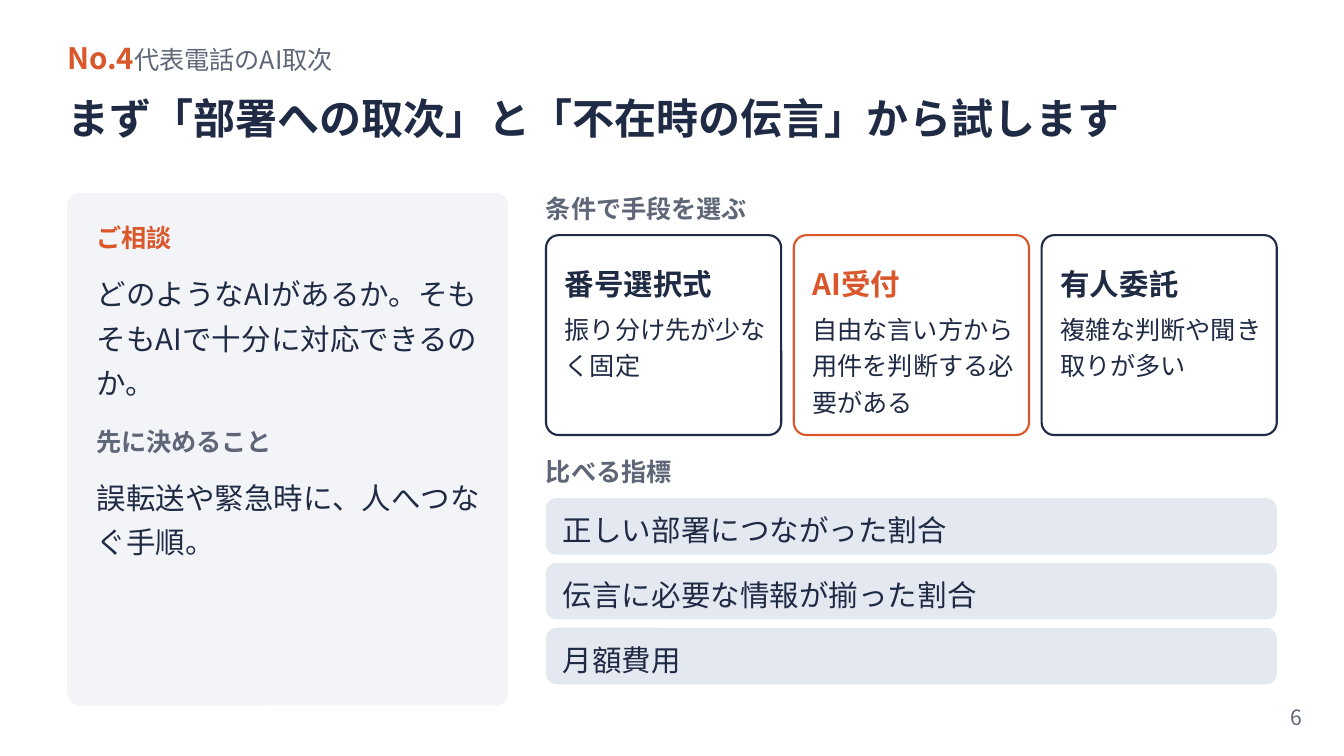
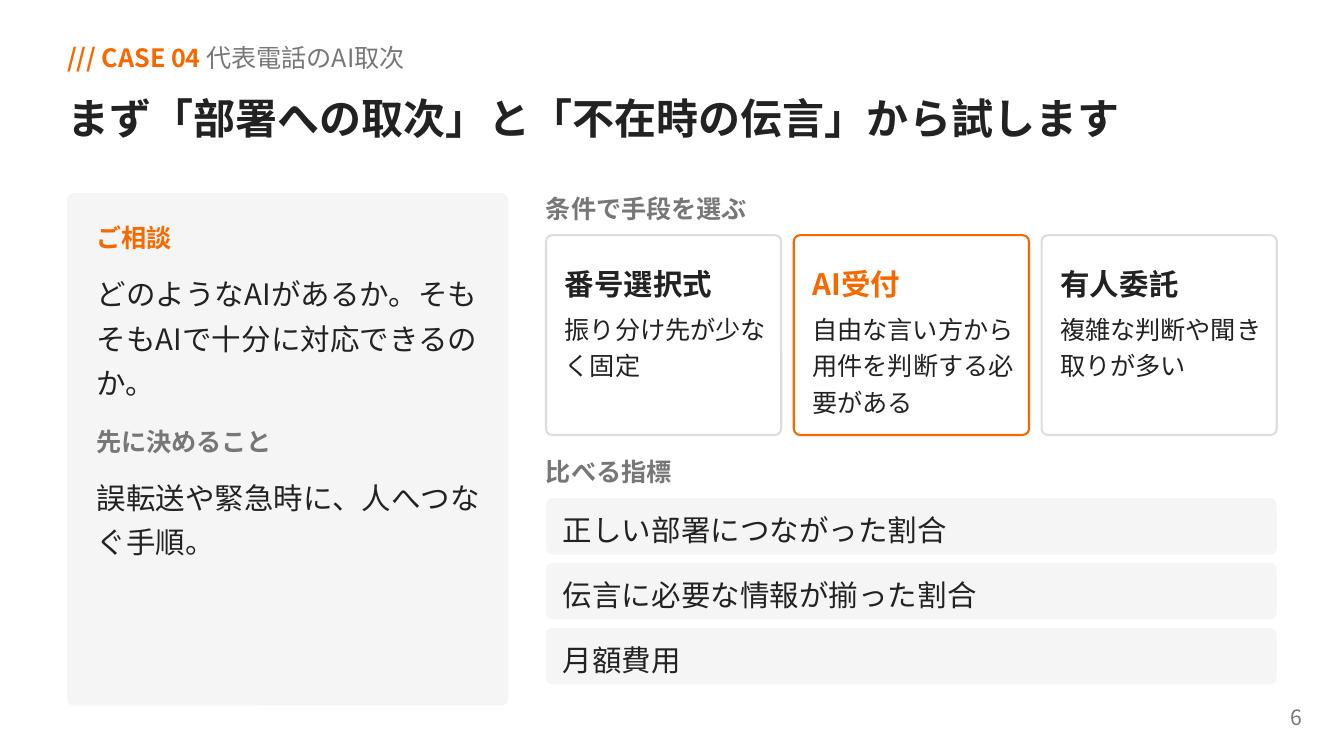
Before and after one commit to yoshiy-dev/yoshiy-dev, a slide deck: slide 6 of outputs/AI活用相談_回答まとめ.pptx. Drawn at 1344x756 pixels with LibreOffice and Linux fonts; fonts in the diff are those of the drawing. Boxes give left, top, right and bottom in pixels: in the first picture for what was removed or moved away, otherwise in the second. Text is boxed around its words. In the diff, an @@ line names an element or a change of style, - is before the commit and + after.

```diff
--- a/outputs/AI活用相談_回答まとめ.pptx
+++ b/outputs/AI活用相談_回答まとめ.pptx
@@ text at (102, 46, 405, 69): text changed; text colour #5E6678 to #F66901; bold on @@
-No.4代表電話のAI取次
+/// CASE 04 代表電話のAI取次
@@ rounded rectangle at (67, 194, 508, 706): fill #F3F4F7 to #F5F5F5; proportions changed @@
@@ text "ご相談" at (97, 225, 172, 250): text colour #D9572B to #F66901 @@
@@ rounded rectangle at (546, 235, 781, 435): outline #1F2A44 1.13 pt to #DDDDDD 1.13 pt; proportions changed @@
@@ rounded rectangle at (794, 235, 1030, 435): outline #D9572B 1.13 pt to #F66901 1.13 pt; proportions changed @@
@@ rounded rectangle at (1042, 235, 1277, 435): outline #1F2A44 1.13 pt to #DDDDDD 1.13 pt; proportions changed @@
@@ text "AI受付" at (813, 270, 901, 298): text colour #D9572B to #F66901 @@
@@ fill #E4E8F0 to #F5F5F5; proportions changed in 3 elements at (546, 499, 1277, 555), (546, 563, 1277, 620), (546, 628, 1277, 684) @@
@@ text colour #1F2A44 to #222222 in 11 elements at (67, 98, 1119, 138), (97, 280, 478, 396), (97, 484, 480, 556), (565, 270, 713, 298), (565, 318, 766, 377), (813, 318, 1014, 414), (1060, 270, 1178, 298), (1060, 317, 1261, 377), (563, 516, 947, 544), (563, 581, 977, 609), (563, 646, 681, 674) @@
@@ text colour #5E6678 to #777777 in 4 elements at (97, 429, 273, 453), (546, 196, 747, 220), (546, 459, 671, 483), (1290, 709, 1302, 725) @@
```
Also in this commit, not shown: 11 other slides changed, 1 other file.
